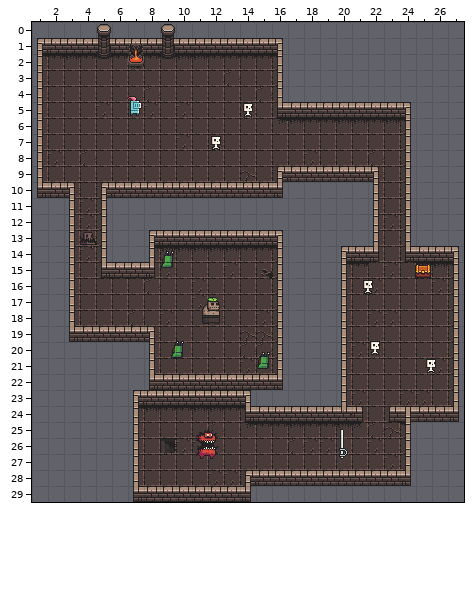
Tiled map: tiled/level-01.tmx. The picture above was drawn from the file before the commit.
Cells are 16x16 px. Shown: x 1..27, y 0..29.
After the commit:
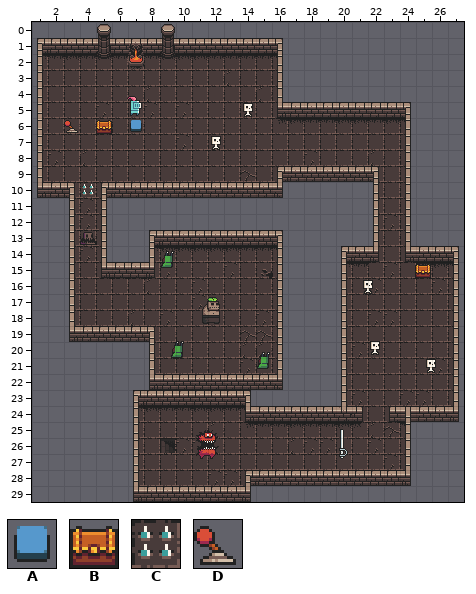
Key: from "interactbles": A 4 "button_blue_up", B 6 "chest_empty_open_anim_f0", C 21 "floor_spikes_anim_f3", D 28 "lever_left".
Objects are placed by their top-left corner, in cells (3,4 is the top-left corner of cell 3,4); size is 1x1 cell unless given.
Diff:
Layer "interactables":
added: D "lever" at 3,6
added: B "chest" at 5,6
added: A "button_blue" at 7,6
added: C "floor_spikes" at 4,10
Boxes around the changes in both pictures, in picture pixels (x1, y1, x2, y2):
added: (64, 120, 78, 133)
added: (96, 120, 112, 134)
added: (130, 120, 142, 132)
added: (82, 184, 94, 195)
